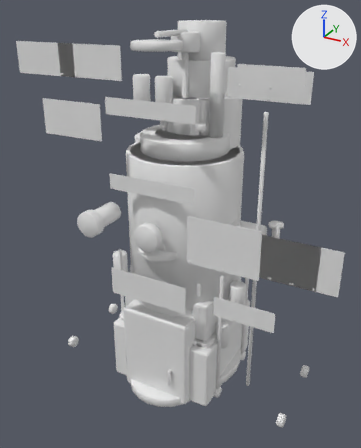
An edit to the glTF model packs/kit_lab/meshes/parts.glb, drawn before and after from the same camera.
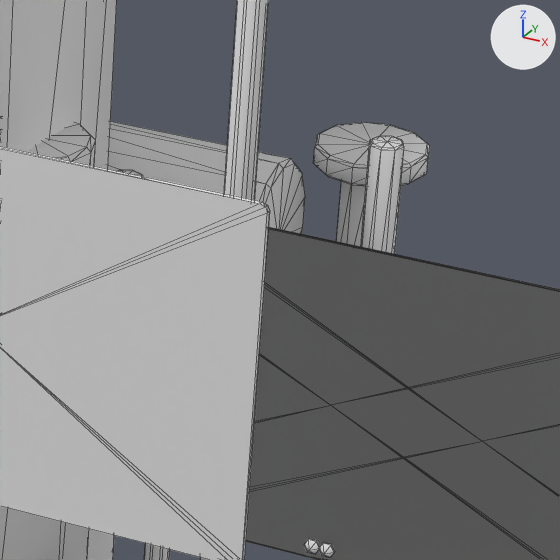
The first picture shows the older version from a 50 mm lens placed at (1.37, -2.55, 2.34), pointed at (0.1, -0.24, 1.18). The close-ups show the older and then the newer version on the part from 63% to 84% of the width and 46% to 63% of the height of that picture. Only the edits that show in the close-ups are written down. Arrows for +X, +Y and +Z are at upper right; the lights stay in place. The close-ups show mesh edges as thin lines.

Before the edit, the objects in view are built like this:
```python
me_cyl_12_820_y_360_480__210 = bpy.data.meshes.new('cyl_12_820_y_360_480_-210')
me_cyl_12_820_y_360_480__210.from_pydata(...)  # 34 vertices, 64 faces; spans x 0.348..0.372, y 0.198..0.222, z 0.07..0.89
me_cyl_15_270_y_540_970__210 = bpy.data.meshes.new('cyl_15_270_y_540_970_-210')
me_cyl_15_270_y_540_970__210.from_pydata(...)  # 34 vertices, 64 faces; spans x 0.525..0.555, y 0.195..0.225, z 0.835..1.105
me_cyl_25_120_y_500_980__300 = bpy.data.meshes.new('cyl_25_120_y_500_980_-300')
me_cyl_25_120_y_500_980__300.from_pydata(...)  # 42 vertices, 80 faces; spans x 0.475..0.525, y 0.2762..0.3238, z 0.92..1.04
me_cyl_50_20_y_500_1050__300 = bpy.data.meshes.new('cyl_50_20_y_500_1050_-300')
me_cyl_50_20_y_500_1050__300.from_pydata(...)  # 50 vertices, 96 faces; spans x 0.45..0.55, y 0.25..0.35, z 1.04..1.06
ob_cyl_12_820_y_360_480__210 = bpy.data.objects.new('cyl_12_820_y_360_480_-210', me_cyl_12_820_y_360_480__210)
ob_cyl_12_820_y_360_480__210.location = (0.0, 0.0, 0.0)
ob_cyl_15_270_y_540_970__210 = bpy.data.objects.new('cyl_15_270_y_540_970_-210', me_cyl_15_270_y_540_970__210)
ob_cyl_15_270_y_540_970__210.location = (0.0, 0.0, 0.0)
ob_cyl_25_120_y_500_980__300 = bpy.data.objects.new('cyl_25_120_y_500_980_-300', me_cyl_25_120_y_500_980__300)
ob_cyl_25_120_y_500_980__300.location = (0.0, 0.0, 0.0)
ob_cyl_50_20_y_500_1050__300 = bpy.data.objects.new('cyl_50_20_y_500_1050_-300', me_cyl_50_20_y_500_1050__300)
ob_cyl_50_20_y_500_1050__300.location = (0.0, 0.0, 0.0)
# also in view: 'cyl_350_900_y_0_1100_0' at (0.0, 0.0, 1.1); 'panel_300_530_1030_1000_1250' at (0.78, -0.3, 1.12); 'panel_300_420_920_1000_1250' at (0.67, -0.3, 1.12); 'cyl_12_1700_y_550_1000_180' at (0.55, -0.18, 1.0); 'cyl_50_220_y_330_1055_50' at (0.33, -0.05, 1.05)
```
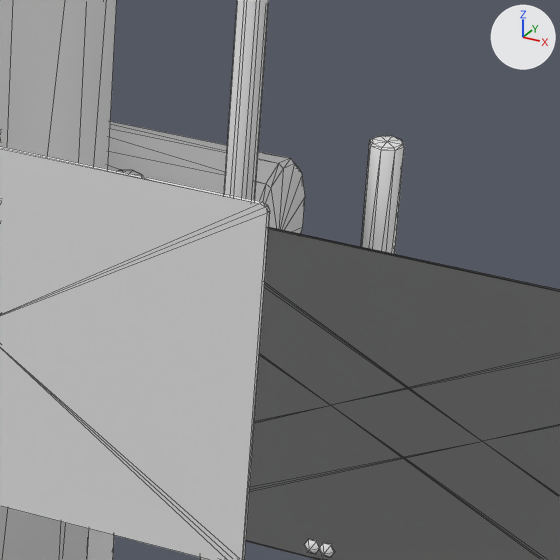
The edits, one by one:
Object 'cyl_25_120_y_500_980_-300' (ob_cyl_25_120_y_500_980__300) is deleted.
Object 'cyl_50_20_y_500_1050_-300' (ob_cyl_50_20_y_500_1050__300) is deleted.
Object 'cyl_12_820_y_360_480_-210' (ob_cyl_12_820_y_360_480__210) is deleted.

What differs and where, as boxes [x1, y1, x2, y2] in the close-ups (560 x 560 px):
'cyl_50_20_y_500_1050_-300', deleted: before [313, 122, 430, 186]
'cyl_25_120_y_500_980_-300', deleted: before [336, 181, 366, 247]
'cyl_12_820_y_360_480_-210', deleted: before [144, 543, 170, 560]
'cyl_50_220_y_330_1055_50', unchanged, covered by the edit: before [26, 123, 96, 166]
